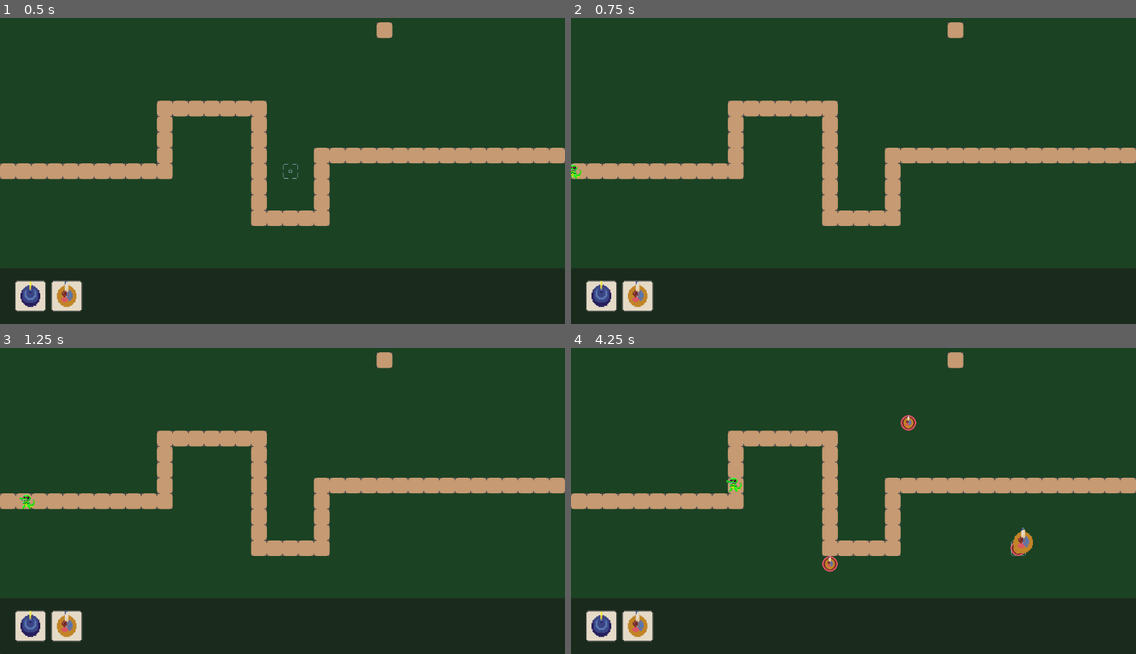
Above: before the commit, frames 1-4 (two rows, left to right).
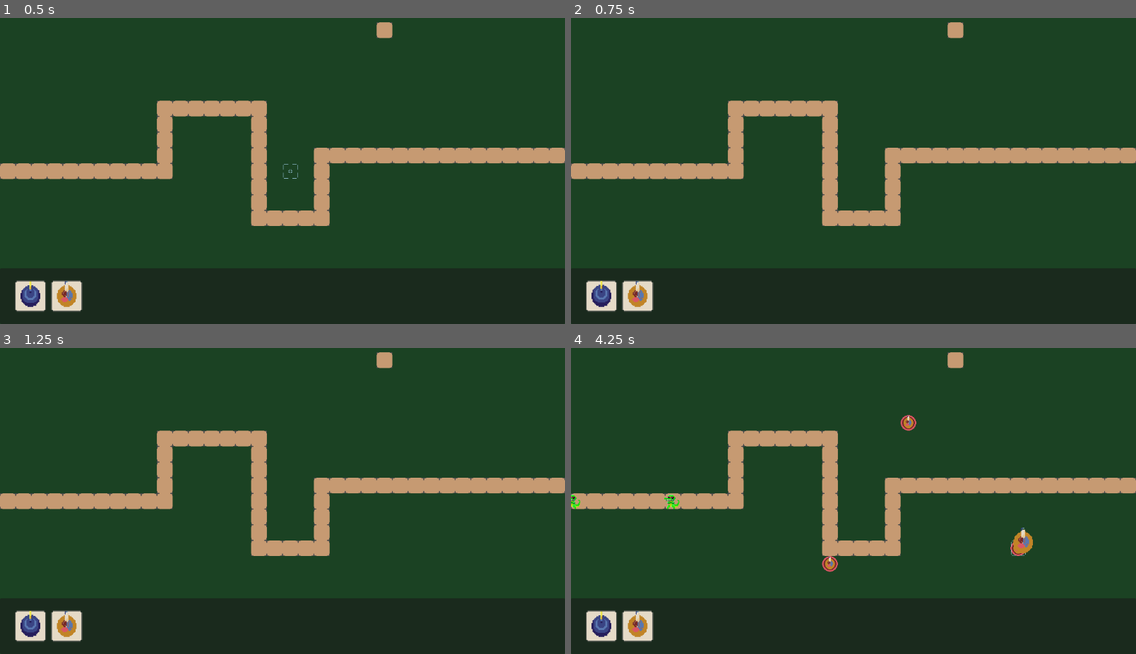
Above: after the commit, the same moments.

Repository: NHemmerly/tower_defense_uwu
Game: Godot game, scene res://levels/level_1/level_1.tscn
Two runs of this game, one before a commit and one after it. Both use one fixed random seed, a clock stepped at 60 frames per second and the inputs below. The project has no main scene, so this scene is started directly.
Inputs (mouse positions are in pixels of both pictures, inside the frame that each line leads up to):
- Up to frame 1 (0.5 s): no input
- Up to frame 2 (0.75 s): tap Enter at 0.5 s; move the mouse to (599, 296) at 0.52 s; click (599, 296) at 0.6 s
- Up to frame 3 (1.25 s): no input
- Up to frame 4 (4.25 s): move the mouse to (638, 626) at 1.27 s; click (638, 626) at 1.35 s; move the mouse to (910, 424) at 2.02 s; click (910, 424) at 2.1 s; move the mouse to (825, 559) at 2.77 s; click (825, 559) at 2.85 s; move the mouse to (1023, 543) at 3.52 s; click (1023, 543) at 3.6 s

Frame 1 is identical in both runs. In frame 2, less than 0.1% of the frame differs, in the area x 0-2%, y 47-53%; in frame 3, less than 0.1%; in frame 4, 0.2%, in the area x 0-31%, y 42-53%.
Error before the commit: Out of bounds get index '1' (on base: 'Array[EntityData]') (res://levels/base_level/base_level.gd:24)
Error after the commit: Invalid call. Nonexistent function 'look_at_target' in base 'Nil'. (res://entities/towers/base_tower/tower.gd:34)

Commit message:
remove some state tracking from turret

Diff:
--- a/entities/towers/base_tower/idle_state.gd
+++ b/entities/towers/base_tower/idle_state.gd
@@ -3,6 +3,7 @@
 
 func enter(tow: Tower) -> void:
 	tower = tow
+	print("am I idle :3")
 
 func update() -> State:
 	if tower.target != null:
--- a/entities/towers/base_tower/shooting_state.gd
+++ b/entities/towers/base_tower/shooting_state.gd
@@ -4,8 +4,13 @@
 func enter(tow: Tower) -> void:
 	tower = tow
 	tower.timer.start(tower.cooldown)
+	print("I'm shooting")
+
+func exit() -> void:
+	tower.timer.stop()
 
 func update() -> State:
 	if tower.target == null:
+		exit()
 		return IdleState.new()
 	return
--- a/entities/towers/base_tower/tower.gd
+++ b/entities/towers/base_tower/tower.gd
@@ -31,37 +31,34 @@
 		state = new_state
 		state.enter(self)
 	select_targeting()
+	turret.look_at_target(target)
 
 func select_targeting() -> void:
 	if len(targets) > 0:
 		sort_targets()
 		match targeting:
 			Targeting.FIRST:
-				turret.set_target(select_first())
+				select_first()
 			Targeting.LAST:
-				turret.set_target(select_last())
+				select_last()
 			Targeting.LARGEST:
-				turret.set_target(select_largest())
+				select_largest()
 			Targeting.SMALLEST:
-				turret.set_target(select_smallest())
+				select_smallest()
 
-func select_first() -> Entity:
+func select_first() -> void:
 	target = targets[0]
-	return target
 
-func select_last() -> Entity:
+func select_last() -> void:
 	target = targets[-1]
-	return target
 
-func select_largest() -> Entity:
+func select_largest() -> void:
 	sort_targets_health()
 	target = targets[-1]
-	return targets[-1]
 
-func select_smallest() -> Entity:
+func select_smallest() -> void:
 	sort_targets_health()
 	target = targets[0]
-	return targets[0]
 
 func sort_targets() -> void:
 	targets.sort_custom(_sort_on_distance_to)
--- a/entities/towers/base_tower/turret.gd
+++ b/entities/towers/base_tower/turret.gd
@@ -4,28 +4,22 @@
 @export var muzzle: Marker2D
 @export var bullet: BulletData
 @export var damage: float
-var state: TowerState
-var target: Entity
 
 # Called when the node enters the scene tree for the first time.
 func _ready() -> void:
 	pass
 
-# Called every frame. 'delta' is the elapsed time since the previous frame.
-func _process(delta: float) -> void:
-	if target != null:
-		look_at(target.global_position)
-		rotate(PI/2)
-
-func shoot(tar: Entity) -> void:
+func shoot(target: Entity) -> void:
 	var current_scene = get_tree().current_scene
 	var new_bullet = bullet.bullet.instantiate()
 	new_bullet.data = bullet
 	current_scene.add_child(new_bullet)
-	new_bullet.set_target(tar)
+	new_bullet.set_target(target)
 	new_bullet.damage = damage
 	new_bullet.direction = muzzle.global_position - global_position
 	new_bullet.global_position = muzzle.global_position
 
-func set_target(entity: Entity) -> void:
-	target = entity
+func look_at_target(target: Entity) -> void:
+	if target != null:
+		look_at(target.global_position)
+		rotate(PI/2)
--- a/entities/towers/pp_shooter/pp_shooter.gd
+++ b/entities/towers/pp_shooter/pp_shooter.gd
@@ -15,3 +15,5 @@
 func _on_range_area_body_exited(body: Node2D) -> void:
 	if body is Entity:
 		targets.erase(body)
+		if body == target:
+			target = null
--- a/entities/towers/pp_shooter/pp_shooter.tscn
+++ b/entities/towers/pp_shooter/pp_shooter.tscn
@@ -38,7 +38,7 @@
 script = ExtResource("4_1kpni")
 muzzle = NodePath("muzzle")
 bullet = ExtResource("6_ptvhk")
-damage = 49.0
+damage = 100.0
 metadata/_custom_type_script = "uid://bc3ck70lq85ai"
 
 [node name="muzzle" type="Marker2D" parent="Turret"]
--- a/levels/base_level/base_level.gd
+++ b/levels/base_level/base_level.gd
@@ -21,13 +21,12 @@
 
 
 func spawn_mob() -> void:
-	var new_mob = waves.enemies[wave].entity.instantiate()
-	add_child(new_mob)
-	new_mob.position = spawn.position
-	new_mob.set_movement_target(end.global_position)
-	wave += 1
-
-
+	if wave < len(waves.enemies):
+		var new_mob = waves.enemies[wave].entity.instantiate()
+		add_child(new_mob)
+		new_mob.position = spawn.position
+		new_mob.set_movement_target(end.global_position)
+		wave += 1
 
 
 func _on_timer_timeout() -> void:
--- a/levels/level_1/level_1.tscn
+++ b/levels/level_1/level_1.tscn
@@ -9,7 +9,7 @@
 
 [sub_resource type="Resource" id="Resource_j48du"]
 script = ExtResource("4_mxc8w")
-enemies = Array[ExtResource("3_e6u7d")]([ExtResource("2_iey7c")])
+enemies = Array[ExtResource("3_e6u7d")]([ExtResource("2_iey7c"), ExtResource("2_iey7c")])
 metadata/_custom_type_script = "uid://crvf6q31av66"
 
 [node name="Level1" type="Node2D" node_paths=PackedStringArray("spawn", "end", "timer")]
@@ -17,7 +17,7 @@
 spawn = NodePath("spawn")
 end = NodePath("end")
 waves = SubResource("Resource_j48du")
-spawn_timer = 0.5
+spawn_timer = 2.0
 timer = NodePath("Timer")
 metadata/_custom_type_script = "uid://brb355s5qsvyo"
 
